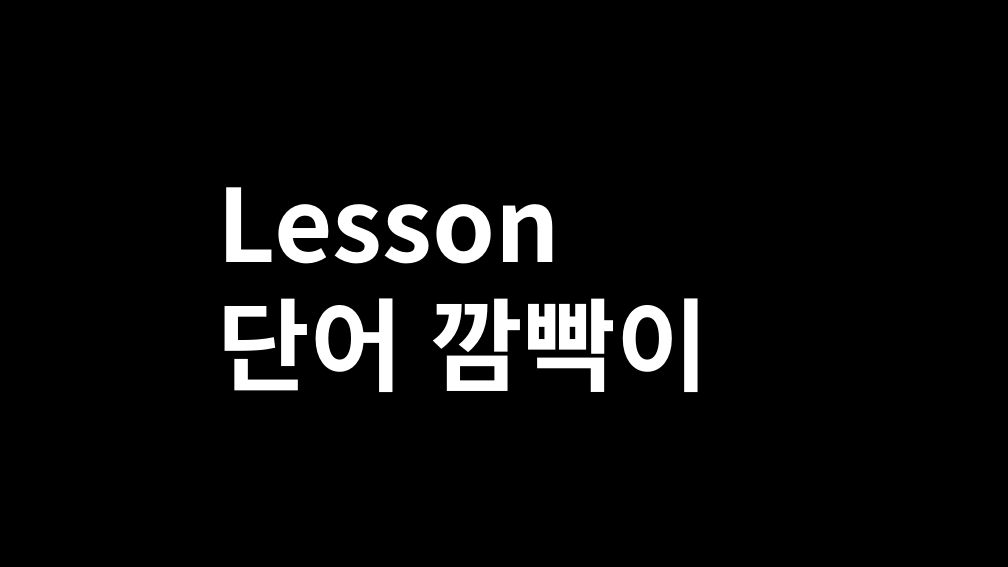
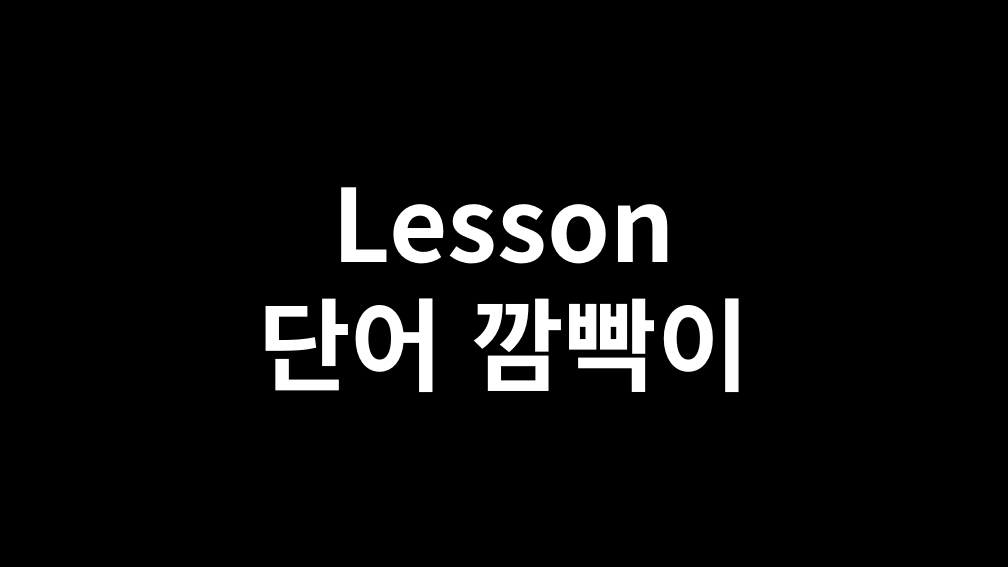
Before and after one commit to hoetaek/worksheet_maker_gui, a slide deck: slide 1 of template_for_word_flicker.pptx. Drawn at 1008x567 pixels with LibreOffice and Linux fonts; fonts in the diff are those of the drawing. Boxes give left, top, right and bottom in pixels: in the first picture for what was removed or moved away, otherwise in the second. Text is boxed around its words. In the diff, an @@ line names an element or a change of style, - is before the commit and + after.

```diff
--- a/template_for_word_flicker.pptx
+++ b/template_for_word_flicker.pptx
@@ text "Lesson" at bbox=[258, 187, 750, 392]: alignment left to centre @@
```
Also in this commit, not shown: 9 other files.
